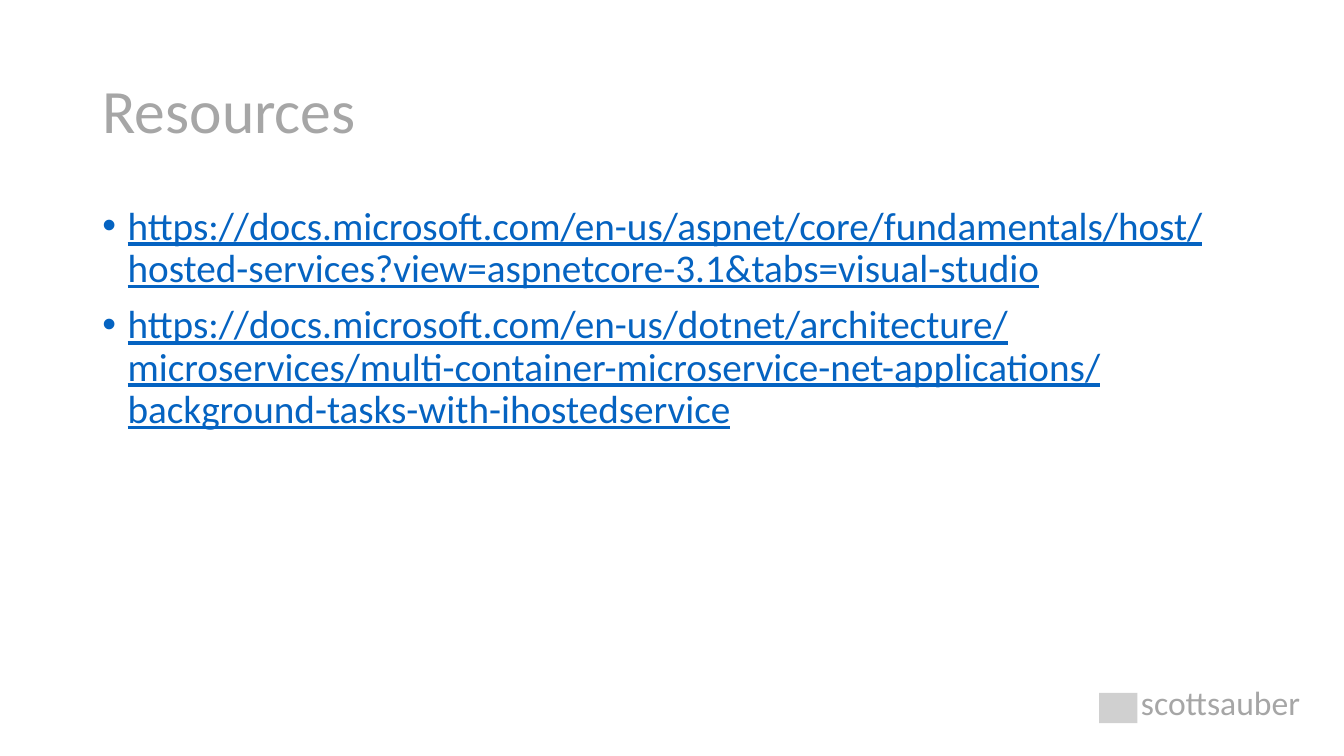
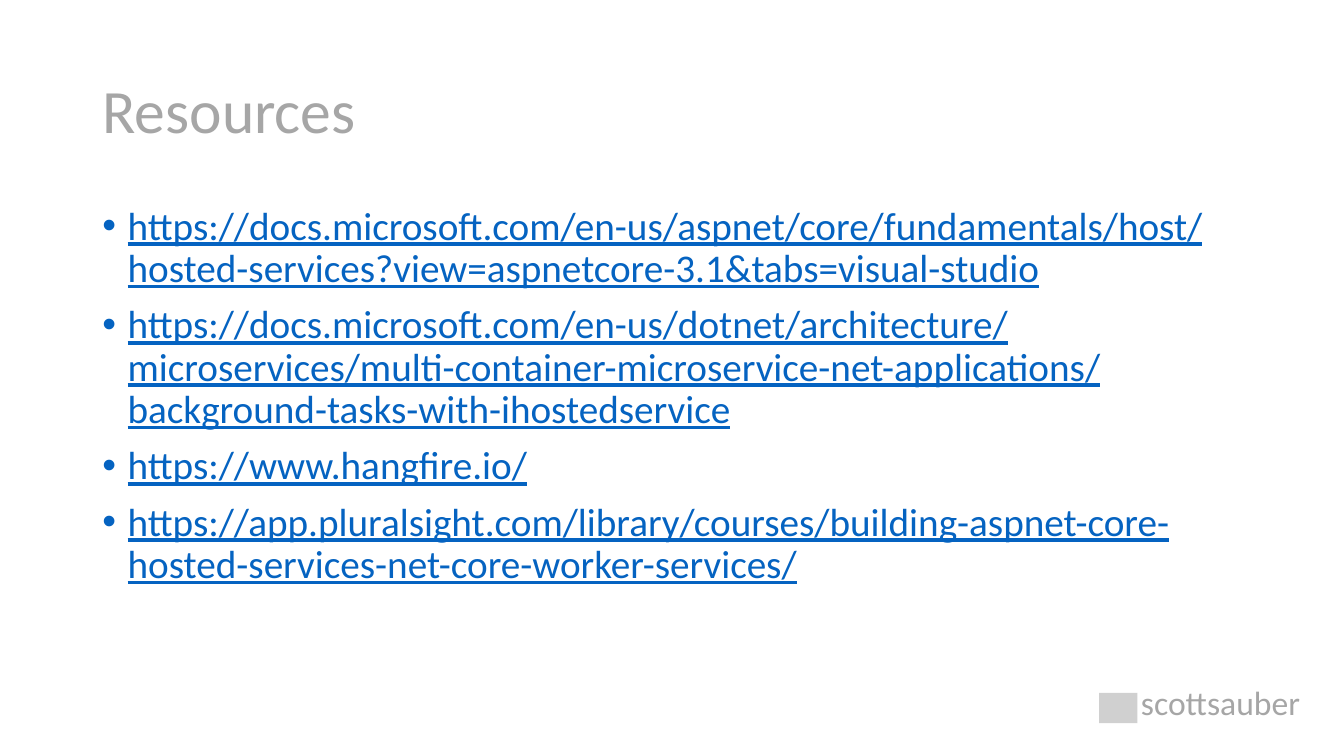
Before and after one commit to nirzaf/DotNetWorkShopTalk, a slide deck: slide 39 of 2020-10-16 - NDC Sydney - The Background on Background Tasks in .NET Core/The Background on Background Tasks.pptx (slide 40 before the commit). Drawn at 1344x756 pixels with LibreOffice and Linux fonts; fonts in the diff are those of the drawing; grey boxes stand for pictures. Boxes give left, top, right and bottom in pixels: in the first picture for what was removed or moved away, otherwise in the second. Text is boxed around its words. In the diff, an @@ line names an element or a change of style, - is before the commit and + after.

```diff
--- a/2020-10-16 - NDC Sydney - The Background on Background Tasks in .NET Core/The Background on Background Tasks.pptx
+++ b/2020-10-16 - NDC Sydney - The Background on Background Tasks in .NET Core/The Background on Background Tasks.pptx
@@ text at (x1=128, y1=451, x2=1169, y2=584): paragraphs added @@
+• https://www.hangfire.io/
+• https://app.pluralsight.com/library/courses/building-aspnet-core-hosted-services-net-core-worker-services/
```
Also in this commit, not shown: 7 other slides changed, 1 slide removed, 10 other files.
